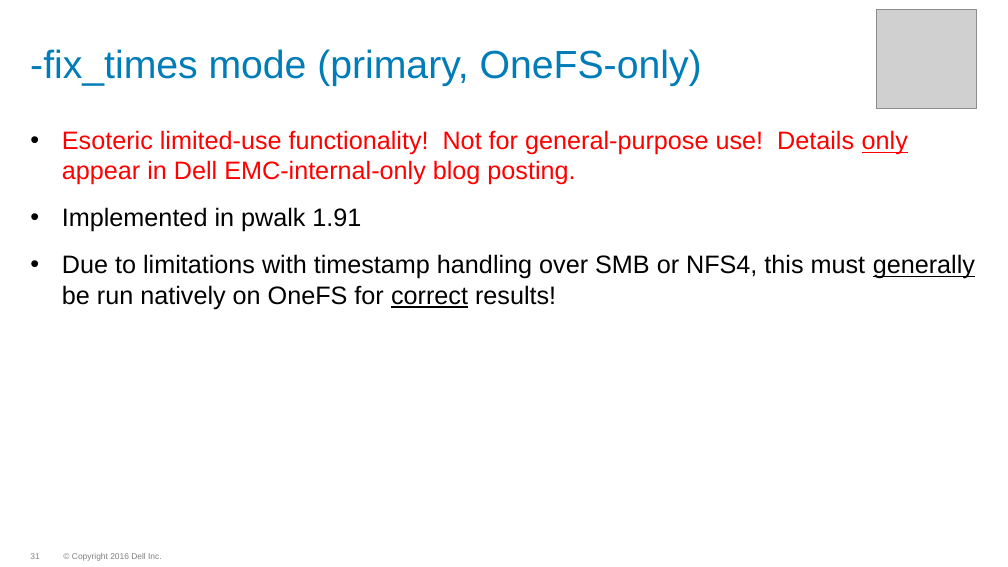
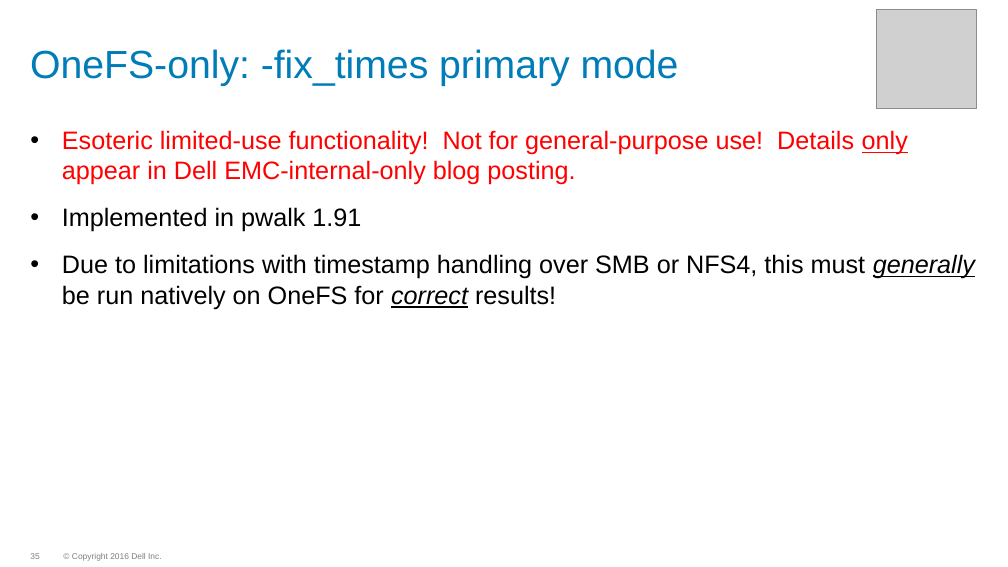
Before and after one commit to WhizBob/pwalk, a slide deck: slide 35 of doc/pwalk_slides.pptx (slide 31 before the commit). Drawn at 1008x567 pixels with LibreOffice and Linux fonts; fonts in the diff are those of the drawing; grey boxes stand for pictures; background and template pictures are left out. Boxes give left, top, right and bottom in pixels: in the first picture for what was removed or moved away, otherwise in the second. Text is boxed around its words. In the diff, an @@ line names an element or a change of style, - is before the commit and + after.

```diff
--- a/doc/pwalk_slides.pptx
+++ b/doc/pwalk_slides.pptx
@@ title at box(30, 49, 679, 86): text changed @@
--fix_times mode (primary, OneFS-only)
+OneFS-only: -fix_times primary mode
@@ text at box(62, 254, 975, 309): italic on in "generally correct" @@
```
Also in this commit, not shown: 17 other slides changed, 8 slides added, 11 other files.
